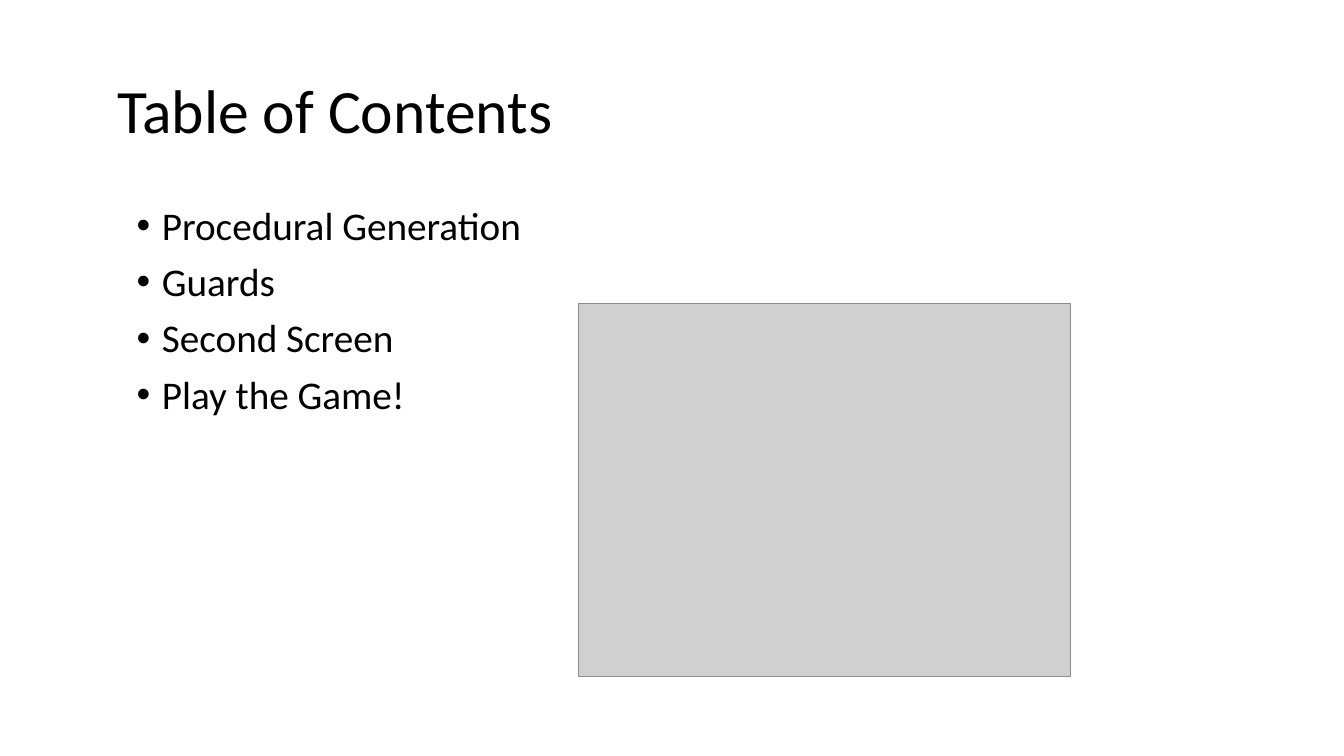
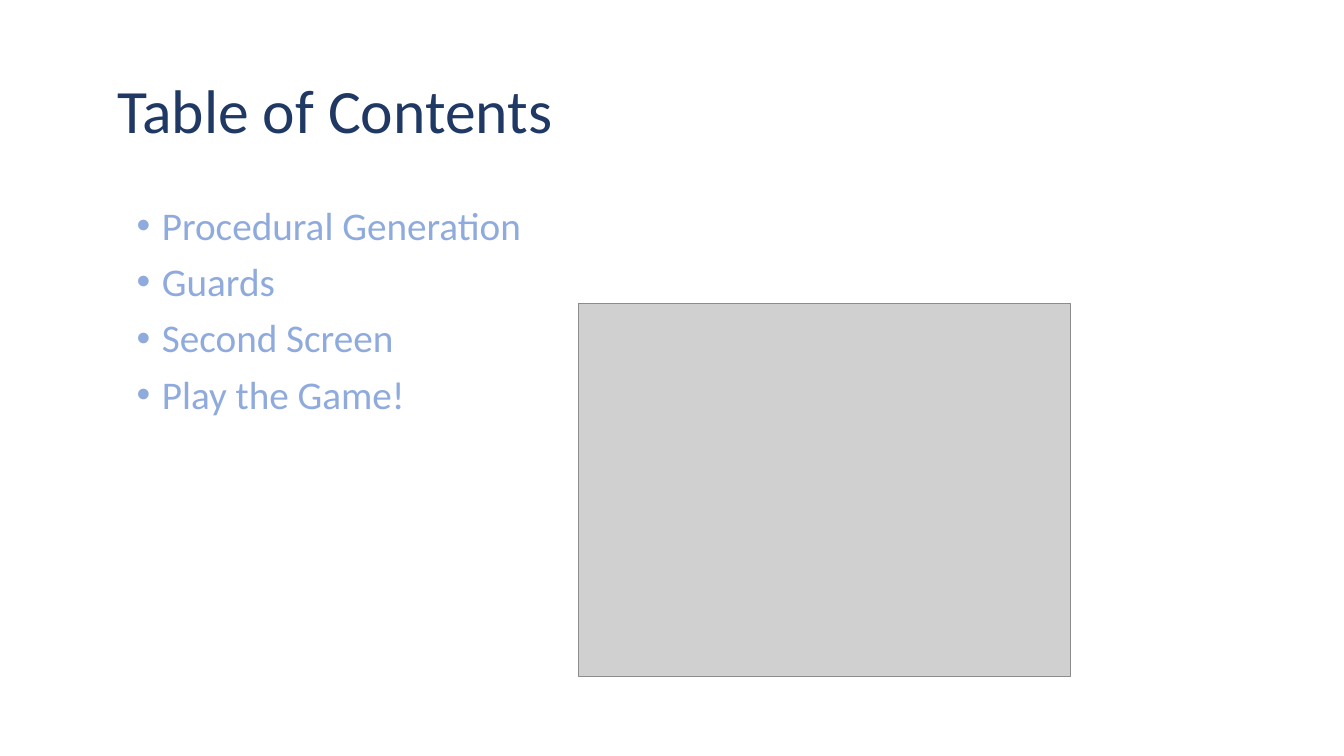
Before and after one commit to tim427/minorproject, a slide deck: slide 2 of Presentation/Presentation.pptx. Drawn at 1344x756 pixels with LibreOffice and Linux fonts; fonts in the diff are those of the drawing; grey boxes stand for pictures. Boxes give left, top, right and bottom in pixels: in the first picture for what was removed or moved away, otherwise in the second. Text is boxed around its words. In the diff, an @@ line names an element or a change of style, - is before the commit and + after.

```diff
--- a/Presentation/Presentation.pptx
+++ b/Presentation/Presentation.pptx
@@ title "Table of Contents" at box(117, 90, 552, 134): text colour #000000 to #203864 @@
@@ text "Procedural Generation" at box(162, 213, 521, 415): text colour #000000 to #8FAADC @@
```
Also in this commit, not shown: 6 other slides changed, 5 other files.
